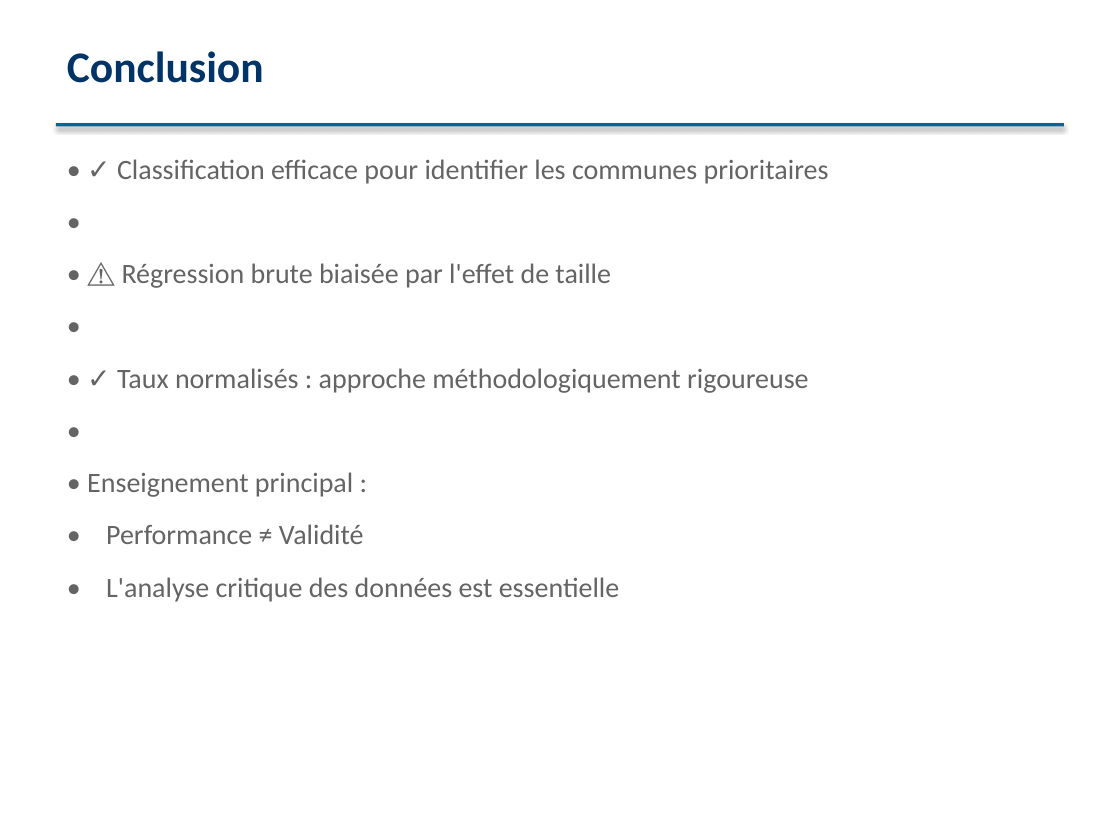
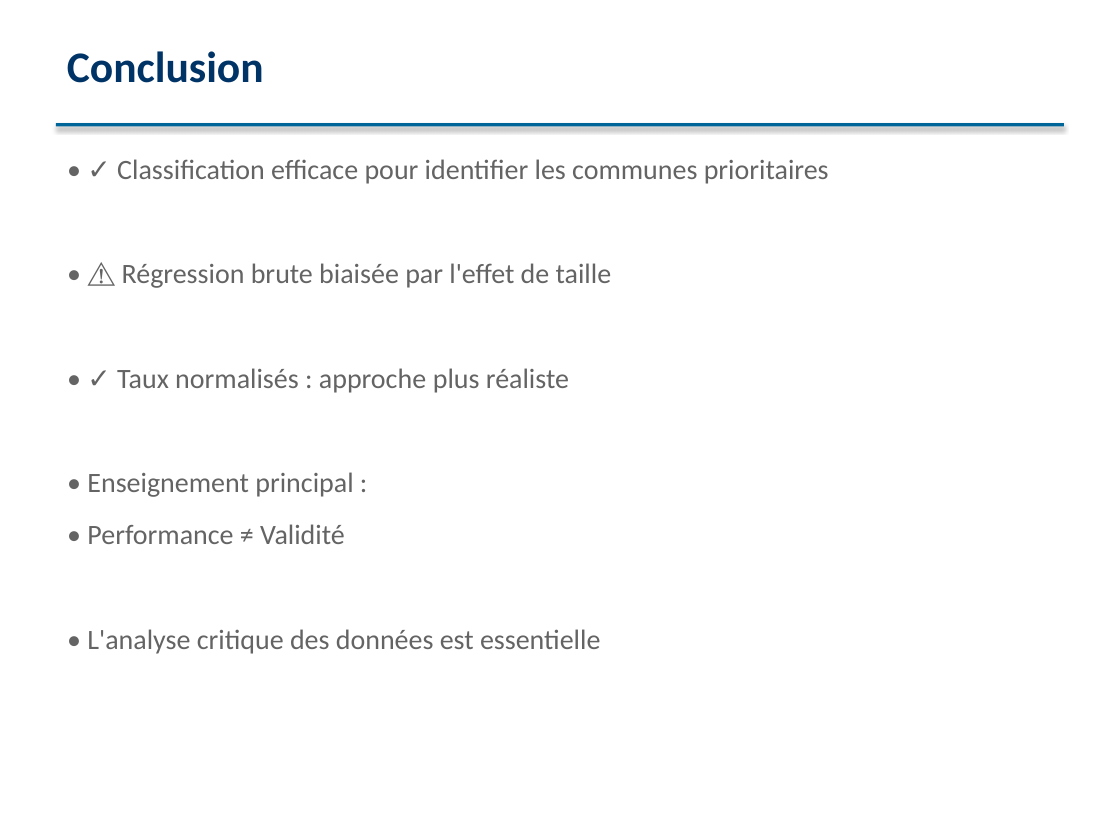
Before and after one commit to Jeremonstor/Projet_sda_top, a slide deck: slide 21 of presentation/presentation_sda.pptx (slide 17 before the commit). Drawn at 1120x840 pixels with LibreOffice and Linux fonts; fonts in the diff are those of the drawing. Boxes give left, top, right and bottom in pixels: in the first picture for what was removed or moved away, otherwise in the second. Text is boxed around its words. In the diff, an @@ line names an element or a change of style, - is before the commit and + after.

```diff
--- a/presentation/presentation_sda.pptx
+++ b/presentation/presentation_sda.pptx
@@ text at (87, 159, 829, 654): paragraph removed @@
-•
@@ text at (117, 368, 569, 393): text changed @@
-•
-• ✓ Taux normalisés : approche méthodologiquement rigoureuse
-•
+• ✓ Taux normalisés : approche plus réaliste
```
Also in this commit, not shown: 11 other slides changed, 4 slides added, 6 other files.
